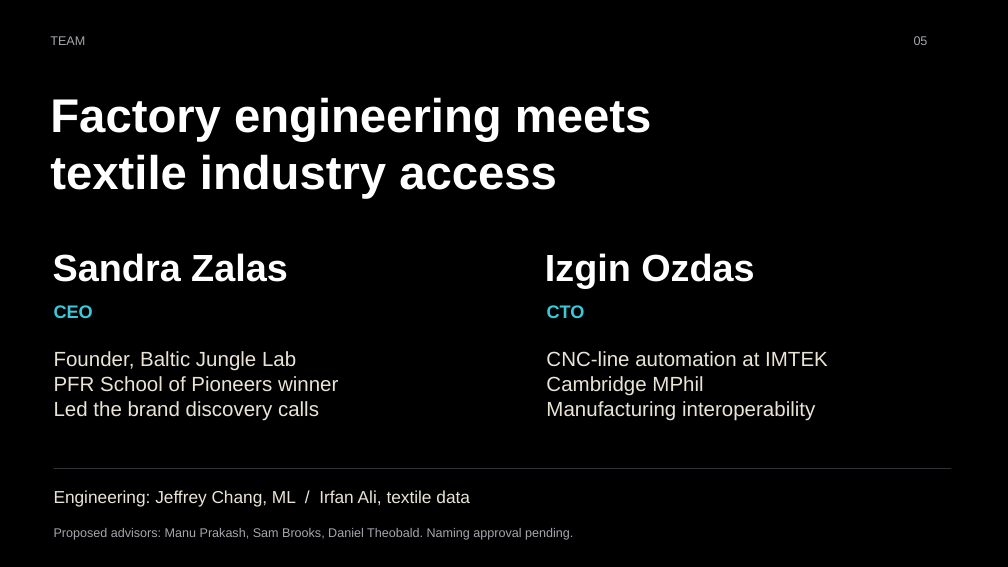
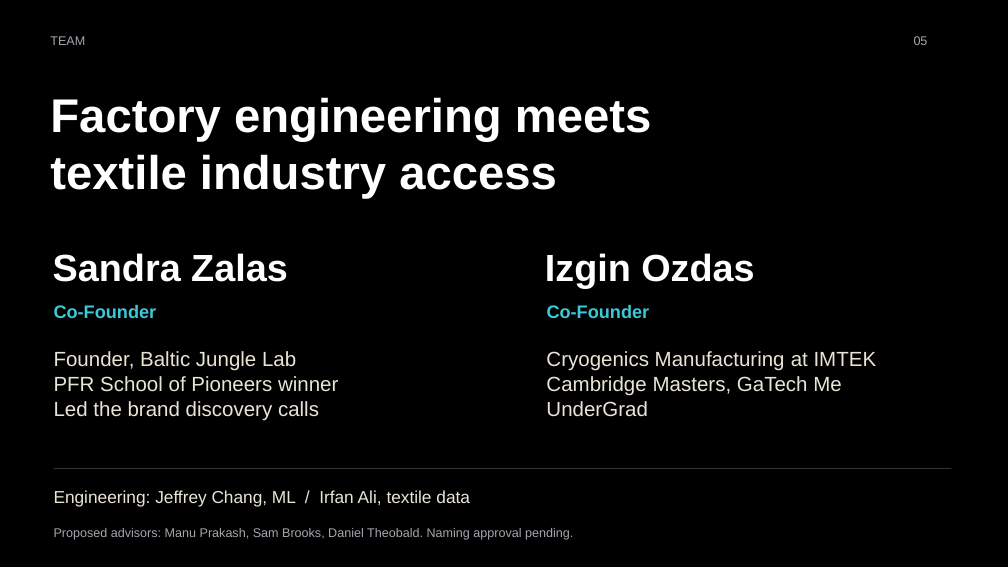
Before and after one commit to iozdas01/Microplastic-Detection-System, a slide deck: slide 5 of reports/pitch-deck/output/Lattice-investor-draft.pptx. Drawn at 1008x567 pixels with LibreOffice and Linux fonts; fonts in the diff are those of the drawing. Boxes give left, top, right and bottom in pixels: in the first picture for what was removed or moved away, otherwise in the second. Text is boxed around its words. In the diff, an @@ line names an element or a change of style, - is before the commit and + after.

```diff
--- a/reports/pitch-deck/output/Lattice-investor-draft.pptx
+++ b/reports/pitch-deck/output/Lattice-investor-draft.pptx
@@ text at [54, 305, 157, 318]: text changed @@
-CEO
+Co-Founder
@@ text at [547, 305, 650, 318]: text changed @@
-CTO
+Co-Founder
@@ text at [546, 351, 877, 417]: text changed @@
-CNC-line automation at IMTEK
-Cambridge MPhil
-Manufacturing interoperability
+Cryogenics Manufacturing at IMTEK
+Cambridge Masters, GaTech Me UnderGrad
```
Also in this commit, not shown: 6 other files.
